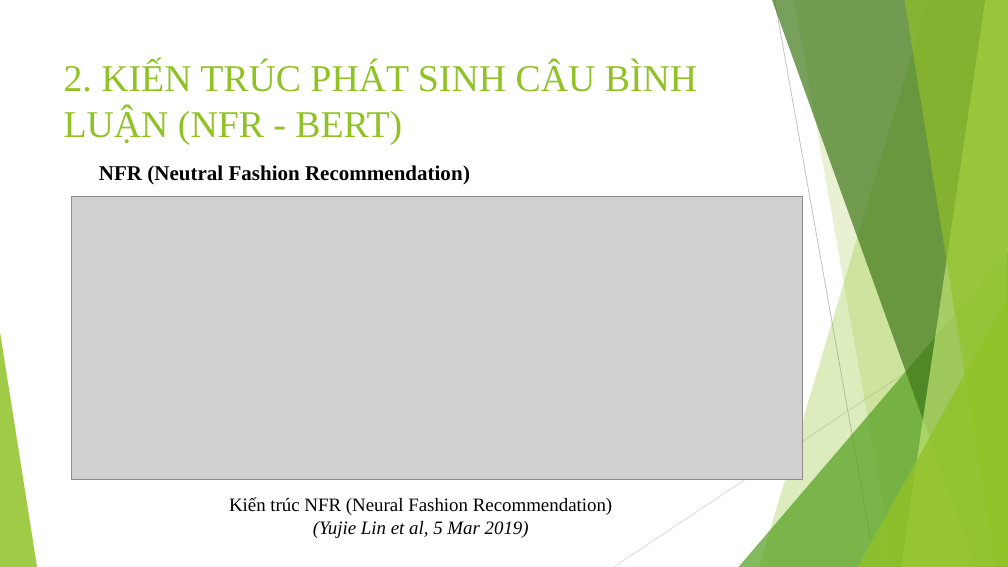
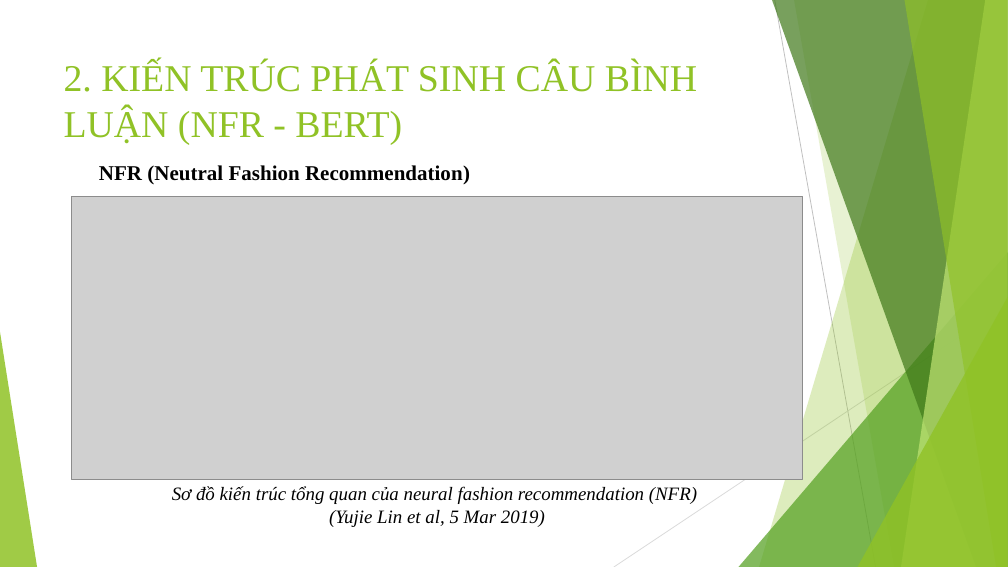
Before and after one commit to trungpham2701/TLCN-CommentGenerationForOutfit, a slide deck: slide 4 of BaoCaoTLCN.pptx. Drawn at 1008x567 pixels with LibreOffice and Linux fonts; fonts in the diff are those of the drawing; grey boxes stand for pictures. Boxes give left, top, right and bottom in pixels: in the first picture for what was removed or moved away, otherwise in the second. Text is boxed around its words. In the diff, an @@ line names an element or a change of style, - is before the commit and + after.

```diff
--- a/BaoCaoTLCN.pptx
+++ b/BaoCaoTLCN.pptx
@@ text "Sơ đồ kiến trúc tổng ...": place and size @@
-text "Sơ đồ kiến trúc tổng ..." at bbox=[229, 497, 612, 538]
+text "Sơ đồ kiến trúc tổng ..." at bbox=[172, 486, 697, 527]
@@ text at bbox=[172, 486, 697, 504]: text changed; italic on @@
-Kiến trúc NFR (Neural Fashion Recommendation)
+Sơ đồ kiến trúc tổng quan của neural fashion recommendation (NFR)
```
Also in this commit, not shown: 1 slide added.
